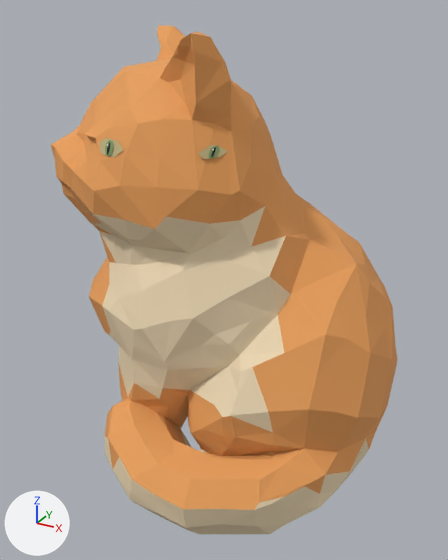
The glTF model assets/models/ready/cat/cat.glb, before and after one commit.
Rendered twice from a 50 mm camera at (0.356, -0.676, 0.602) aimed at (-0.008, -0.014, 0.271). The lights are fixed; the arrows at lower left show +X, +Y and +Z. The picture after the commit comes second.

In view in the first picture: 'CharacterFaceDetails', 'cat'.
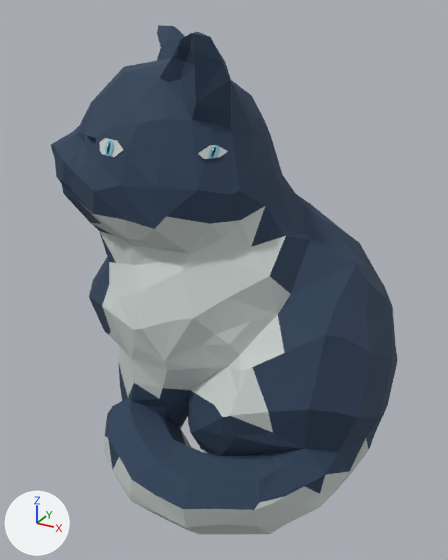
Boxes (x1, y1, x2, y2) around the edits, measured in the pictures (448 x 560 px):
```json
{"object": "cat", "change": "recoloured", "before": [51, 25, 397, 534], "after": [51, 25, 397, 534], "on screen": "darker"}
{"object": "CharacterFaceDetails", "change": "recoloured", "before": [100, 138, 228, 159], "after": [100, 138, 228, 159]}
```

Scene script edits in JSON lines:
```json
{"op": "set", "path": "mat_orange.base_color", "old": "(0.815, 0.352, 0.105)", "new": "(0.0252, 0.0513, 0.0976)", "note": "orange #e9a05b -> dark blue #2c4058"}
{"op": "set", "path": "mat_cream.base_color", "old": "(0.855, 0.694, 0.462)", "new": "(0.571, 0.624, 0.604)", "note": "beige #eed9b5 -> light grey #c7cfcc"}
{"op": "set", "path": "mat_eyes.base_color", "old": "(0.815, 0.352, 0.105)", "new": "(0.0252, 0.0513, 0.0976)", "note": "orange #e9a05b -> dark blue #2c4058"}
{"op": "set", "path": "mat_cat_eyewhite.base_color", "old": "(0.546, 0.451, 0.223)", "new": "(0.571, 0.624, 0.604)", "note": "beige #c3b382 -> light grey #c7cfcc"}
```
